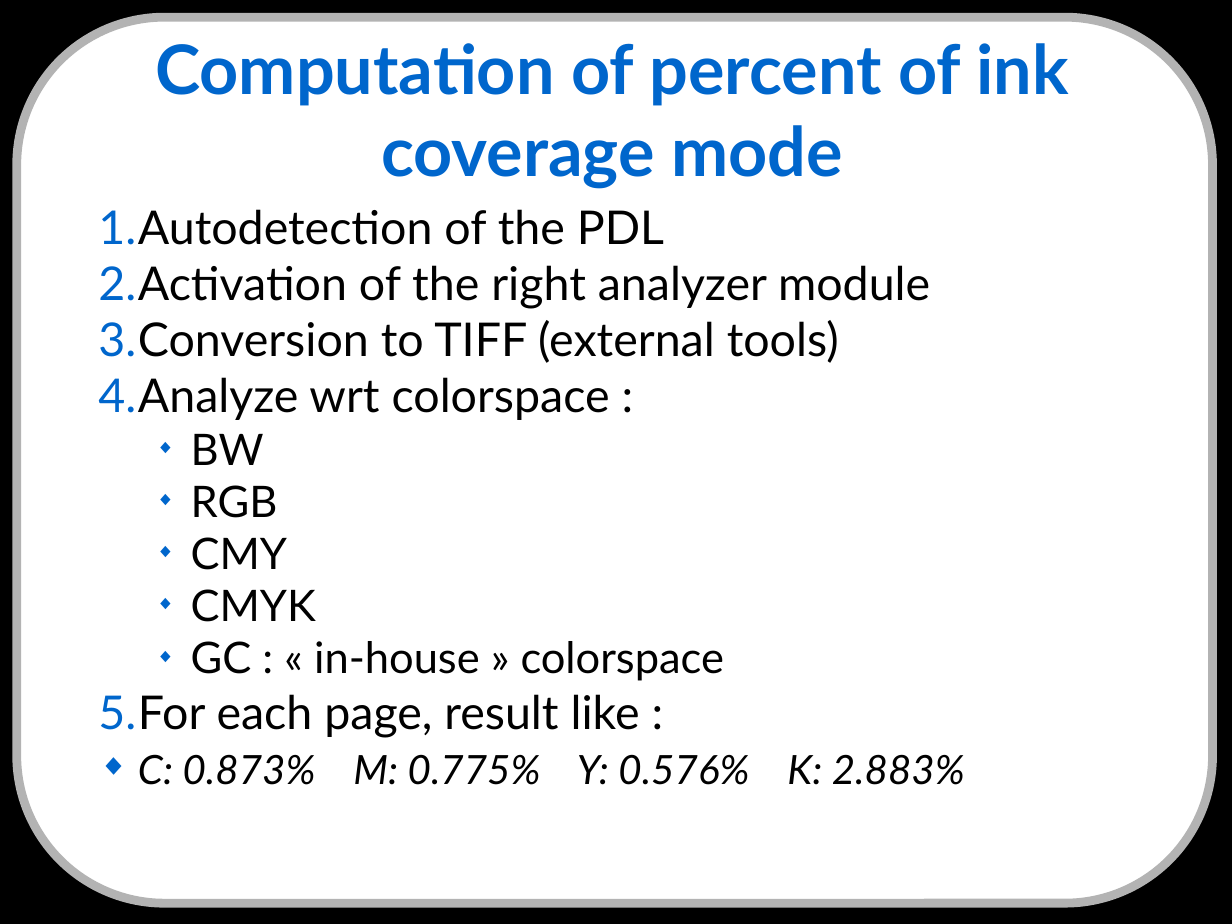
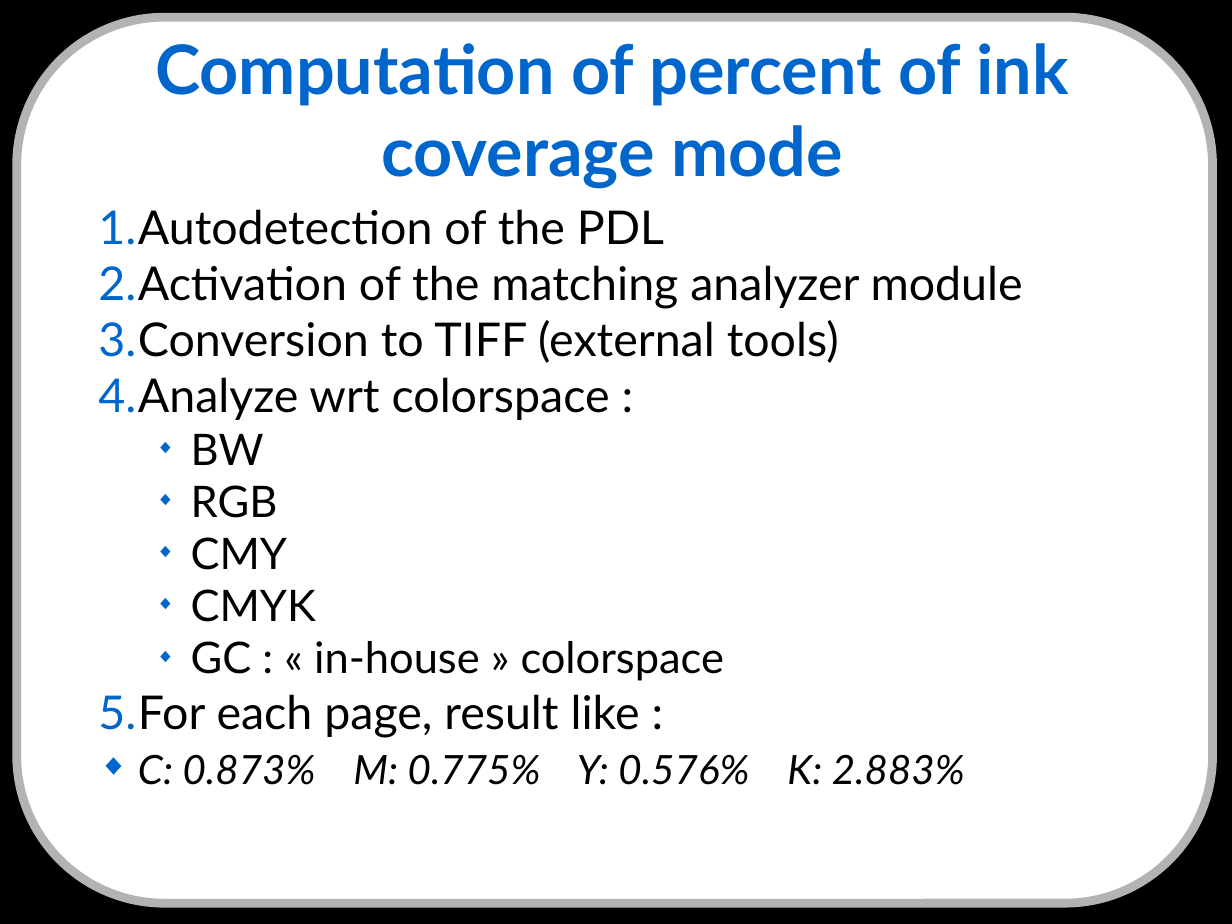
Before and after one commit to cnighswonger/pykota, a slide deck: slide 12 of docs/presentations/english/conference_jm2l2008-20081115.odp. Drawn at 1232x924 pixels with LibreOffice and Linux fonts; fonts in the diff are those of the drawing. Boxes give left, top, right and bottom in pixels: in the first picture for what was removed or moved away, otherwise in the second. Text is boxed around its words. In the diff, an @@ line names an element or a change of style, - is before the commit and + after.

```diff
--- a/docs/presentations/english/conference_jm2l2008-20081115.odp
+++ b/docs/presentations/english/conference_jm2l2008-20081115.odp
@@ text at <box>98,265,1023,309</box>: text changed @@
-2. Activation of the right analyzer module
+2. Activation of the matching analyzer module
```
Also in this commit, not shown: 12 other slides changed, 8 slides added, 8 slides removed.
